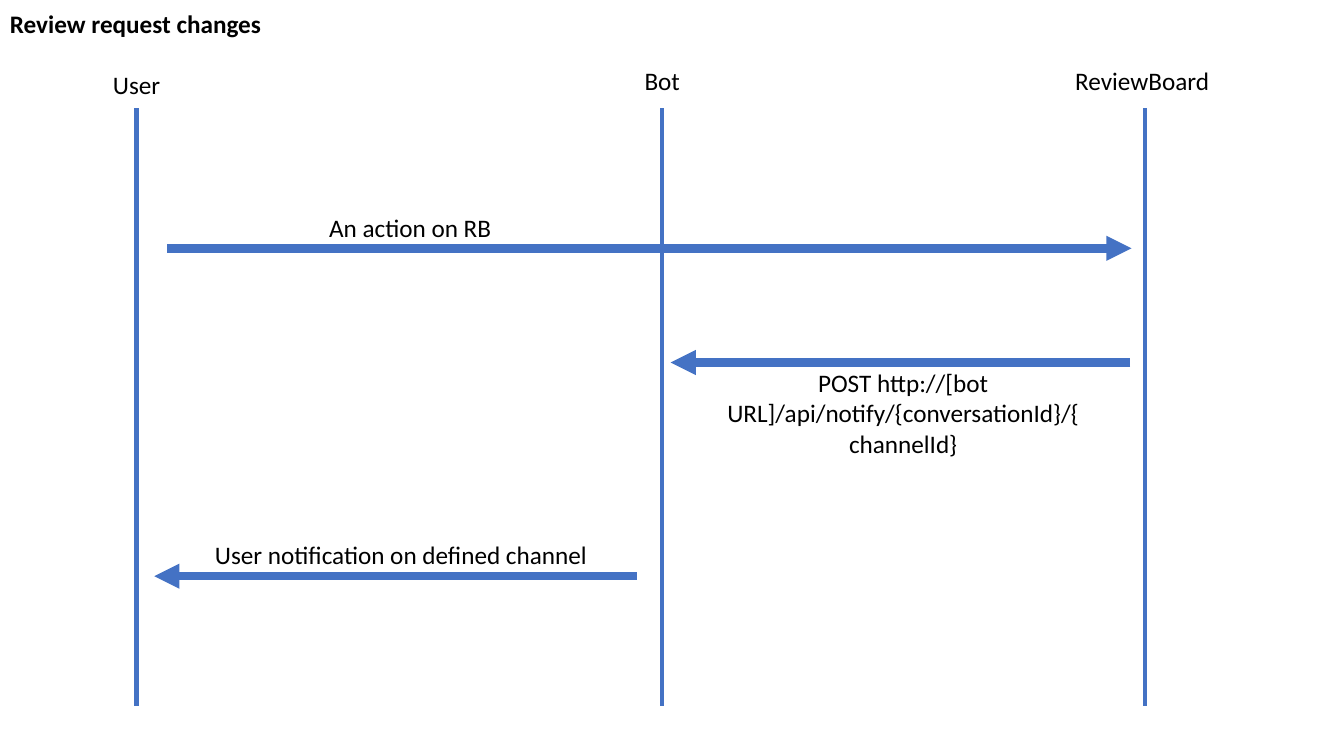
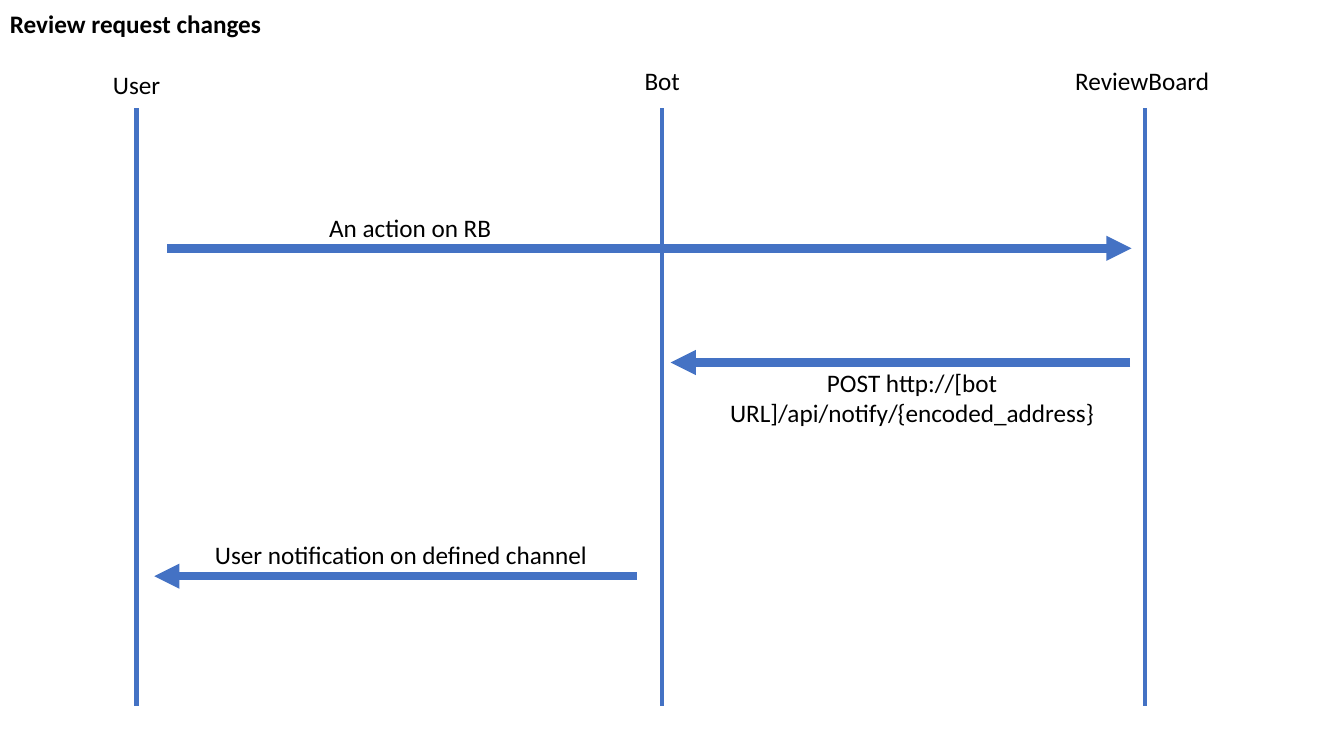
Before and after one commit to pdtran3k6/ReviewBoardNotificationBot, a slide deck: slide 3 of Documentation/Dataflow.pptx (slide 4 before the commit). Drawn at 1344x756 pixels with LibreOffice and Linux fonts; fonts in the diff are those of the drawing. Boxes give left, top, right and bottom in pixels: in the first picture for what was removed or moved away, otherwise in the second. Text is boxed around its words. In the diff, an @@ line names an element or a change of style, - is before the commit and + after.

```diff
--- a/Documentation/Dataflow.pptx
+++ b/Documentation/Dataflow.pptx
@@ text at (730,373,1094,426): text changed @@
-POST http://[bot URL]/api/notify/{conversationId}/{channelId}
+POST http://[bot URL]/api/notify/{encoded_address}
```
Also in this commit, not shown: 1 slide removed, 1 other file.
